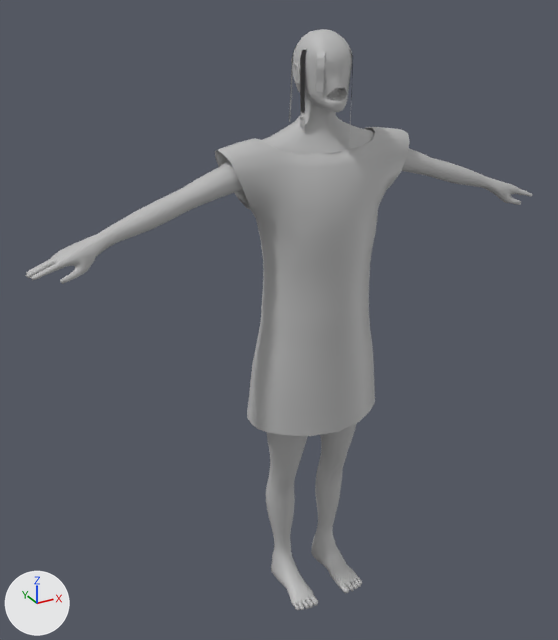
Renders of the FBX model Assets/Modelle/Charakter/patient/Patient.fbx from each side of a commit.
Rendered twice from a 50 mm lens placed at (-1.103, -1.779, 1.872), pointed at (-0.076, 0.089, 0.938). Lighting does not change. The marker at lower left points along +X, +Y and +Z. Both versions are drawn at frame 46 of the action 'Take 001'; the numbers are the values there. Vertices at the same position are counted once.

The first picture shows 'Patient0012_Simple1_Mesh_003_initialShadingGroup', 'Patient_Augenlos_Test1_Mesh_002', 'Plane', 'Plane_001', 'Plane_002', 'ZBrush_defualt_group_003'.
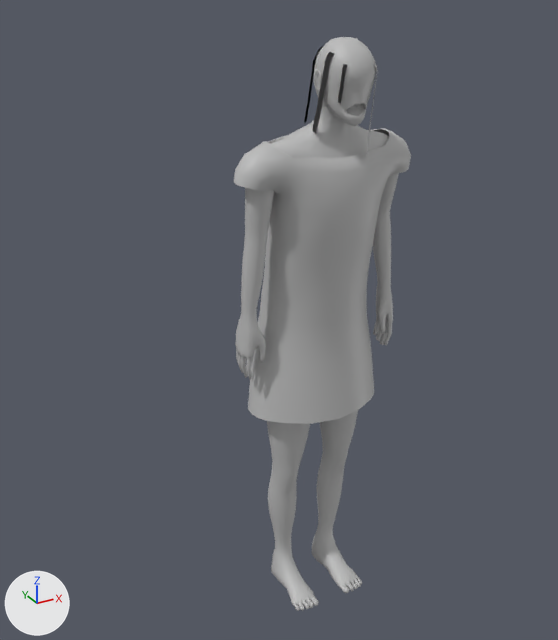
The change, as a list of edits to the scene's bpy script:
```text
Change me_mesh_002:
    used by ob_zbrush_defualt_group_003; location = (0.0, 0.0, 0.0); rotation_euler = (1.571, 0.0, 0.0), in degrees (90, 0, 0); scale = (1.0, 1.0, 1.0)
    remove me_mesh_002.from_pydata(...)  # 1118 vertices, 1112 faces; spans x -0.162..0.162, y 0.0..0.721, z -0.104..0.14
    add me_mesh_002.from_pydata(...)  # 1118 vertices, 1112 faces; spans x -0.146..0.179, y 0.0..0.713, z -0.109..0.14
    me_mesh_002 part 6: 781 of 1118 vertices moved; they spanned x -0.162..0.162, y 0.0..0.721, z -0.104..0.138 and now span x -0.146..0.179, y 0.0..0.713, z -0.109..0.14; mean shift (0.004, 0.0, -0.003); largest move (0.114, 0.721, -0.077) -> (0.131, 0.712, -0.109)
Change me_mesh_003:
    used by ob_plane_001; location = (-0.071, -0.011, 1.695); rotation_euler = (-1.565, 0.0, -1.111), in degrees (-90, 0, -64); scale = (-0.0247, -0.0247, -0.0247)
    remove me_mesh_003.from_pydata(...)  # 32 vertices, 18 faces; spans x -0.79..0.07, y -7.38..0.86, z -0.55..0.14
    add me_mesh_003.from_pydata(...)  # 37 vertices, 18 faces; spans x -0.05..-0.03, y 1.51..1.71, z 0.04..0.11
    me_mesh_003 part 2: 32 vertices removed from x -0.79..0.07, y -7.38..0.86, z -0.55..0.14; 37 vertices added at x -0.05..-0.03, y 1.51..1.71, z 0.04..0.11
Change me_mesh_005:
    used by ob_plane_002; location = (-0.046, 0.071, 1.707); rotation_euler = (-1.624, 0.00496, -1.886), in degrees (-93, 0.3, -108); scale = (-0.0247, -0.0247, -0.0247)
    remove me_mesh_005.from_pydata(...)  # 21 vertices, 10 faces; spans x -0.85..0.09, y -7.38..0.76, z -0.7..0.2
    add me_mesh_005.from_pydata(...)  # 35 vertices, 18 faces; spans x -0.04..-0.01, y 1.53..1.72, z -0.03..0.04
    me_mesh_005 part 4: 21 vertices removed from x -0.85..0.09, y -7.38..0.76, z -0.7..0.2; 35 vertices added at x -0.04..-0.01, y 1.53..1.72, z -0.03..0.04
Change me_mesh:
    used by ob_patient_augenlos_test1_mesh_002; location = (0.0, 0.0, -0.014); rotation_euler = (1.571, 0.0, 0.0), in degrees (90, 0, 0); scale = (1.0, 1.0, 1.0)
    remove me_mesh.from_pydata(...)  # 362 vertices, 332 faces; spans x -0.293..0.293, y 0.663..1.512, z -0.159..0.139
    add me_mesh.from_pydata(...)  # 362 vertices, 332 faces; spans x -0.254..0.299, y 0.653..1.494, z -0.196..0.118
    me_mesh part 1: 362 of 362 vertices moved; they spanned x -0.293..0.293, y 0.663..1.512, z -0.159..0.139 and now span x -0.254..0.299, y 0.653..1.494, z -0.196..0.118; mean shift (0.023, -0.006, -0.014); largest move (-0.293, 1.492, -0.017) -> (-0.254, 1.392, 0.002)
Change me_mesh_001:
    used by ob_plane; location = (0.058, -0.067, 1.688); rotation_euler = (1.565, 0.0, 0.55), in degrees (90, 0, 32); scale = (0.0247, 0.0247, 0.0247)
    remove me_mesh_001.from_pydata(...)  # 24 vertices, 14 faces; spans x -0.82..0.03, y -8.69..1.16, z -0.62..0.08
    add me_mesh_001.from_pydata(...)  # 32 vertices, 18 faces; spans x 0.06..0.09, y 1.45..1.69, z 0.09..0.15
    me_mesh_001 part 5: 24 vertices removed from x -0.82..0.03, y -8.69..1.16, z -0.62..0.08; 32 vertices added at x 0.06..0.09, y 1.45..1.69, z 0.09..0.15
Change me_mesh_004:
    used by ob_patient0012_simple1_mesh_003_initialshadinggroup; location = (0.0, 0.0, 0.0); rotation_euler = (1.571, 0.0, 0.0), in degrees (90, 0, 0); scale = (1.0, 1.0, 1.0)
    remove me_mesh_004.from_pydata(...)  # 2046 vertices, 2060 faces; spans x -0.8..0.8, y 1.22..1.76, z -0.09..0.09
    add me_mesh_004.from_pydata(...)  # 2046 vertices, 2060 faces; spans x -0.24..0.28, y 0.81..1.74, z -0.07..0.16
    me_mesh_004 part 3: 2046 of 2046 vertices moved; they spanned x -0.8..0.8, y 1.22..1.76, z -0.09..0.09 and now span x -0.24..0.28, y 0.81..1.74, z -0.07..0.16; mean shift (0.02, -0.18, 0.02); largest move (-0.8, 1.24, 0.0) -> (-0.23, 0.81, -0.02)
Change ob_zbrush_defualt_group_003:
    ob_zbrush_defualt_group_003.scale: (1.0, 1.0, 1.0) -> (1.0, 1.0, 1.0)
Change ob_plane_001:
    ob_plane_001.scale: (-0.0247, -0.0247, -0.0247) -> (1.0, 1.0, 1.0)
    ob_plane_001.location: (-0.071, -0.011, 1.695) -> (0.0, 0.0, 0.0)
    ob_plane_001.rotation_euler: (-1.565, 0.0, -1.111) -> (1.571, 0.0, 0.0)  # degrees (-90, 0, -64) -> degrees (90, 0, 0)
Change ob_plane_002:
    ob_plane_002.scale: (-0.0247, -0.0247, -0.0247) -> (1.0, 1.0, 1.0)
    ob_plane_002.location: (-0.046, 0.071, 1.707) -> (0.0, 0.0, 0.0)
    ob_plane_002.rotation_euler: (-1.624, 0.00496, -1.886) -> (1.571, 0.0, 0.0)  # degrees (-93, 0.3, -108) -> degrees (90, 0, 0)
Change ob_patient_augenlos_test1_mesh_002:
    ob_patient_augenlos_test1_mesh_002.location: (0.0, 0.0, -0.014) -> (0.0, 0.0, 0.0)
    ob_patient_augenlos_test1_mesh_002.scale: (1.0, 1.0, 1.0) -> (1.0, 1.0, 1.0)
Change ob_plane:
    ob_plane.scale: (0.0247, 0.0247, 0.0247) -> (1.0, 1.0, 1.0)
    ob_plane.location: (0.058, -0.067, 1.688) -> (0.0, 0.0, 0.0)
    ob_plane.rotation_euler: (1.565, 0.0, 0.55) -> (1.571, 0.0, 0.0)  # degrees (90, 0, 32) -> degrees (90, 0, 0)
Change ob_patient0012_simple1_mesh_003_initialshadinggroup:
    ob_patient0012_simple1_mesh_003_initialshadinggroup.scale: (1.0, 1.0, 1.0) -> (1.0, 1.0, 1.0)
```

Pixel boxes (x1, y1, x2, y2) of what changed, in the pictures (558 x 640 px; the box of a moved part takes in the faces that stretch with it):
'Patient_Augenlos_Test1_Mesh_002', reshaped, moved, rescaled (9% narrower)
    before: (215, 127, 410, 436)
    after: (234, 128, 411, 424)
'Patient0012_Simple1_Mesh_003_initialShadingGroup', reshaped, rescaled (68% narrower, 34% taller)
    before: (25, 29, 532, 284)
    after: (235, 37, 399, 379)
'ZBrush_defualt_group_003', reshaped, rescaled (7% taller)
    before: (266, 423, 362, 610)
    after: (267, 410, 362, 611)
'Plane_001', reshaped, moved, turned, rescaled
    before: (300, 50, 307, 132)
    after: (312, 52, 334, 133)
'Plane_002', reshaped, moved, turned, rescaled
    before: (289, 45, 297, 122)
    after: (304, 46, 323, 123)
'Plane', reshaped, moved, turned, rescaled
    before: (349, 48, 353, 130)
    after: (366, 63, 378, 156)
part 6 of me_mesh_002, moved or reshaped
    before: (266, 423, 357, 609)
    after: (267, 410, 358, 609)
